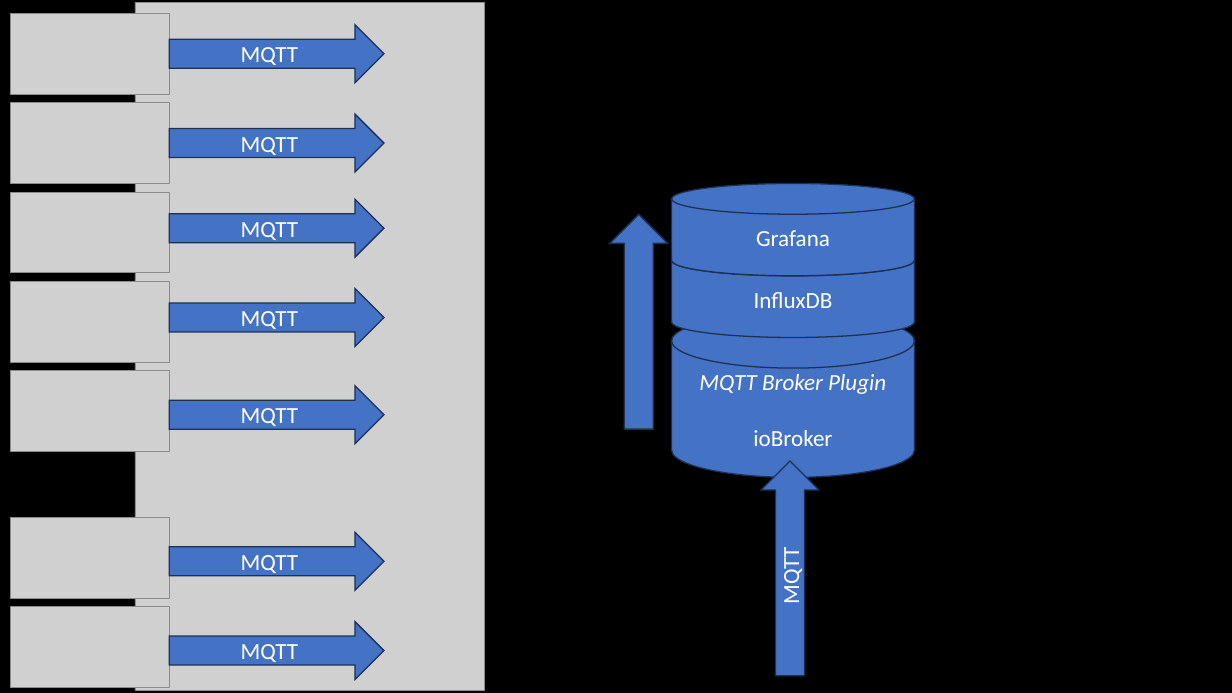
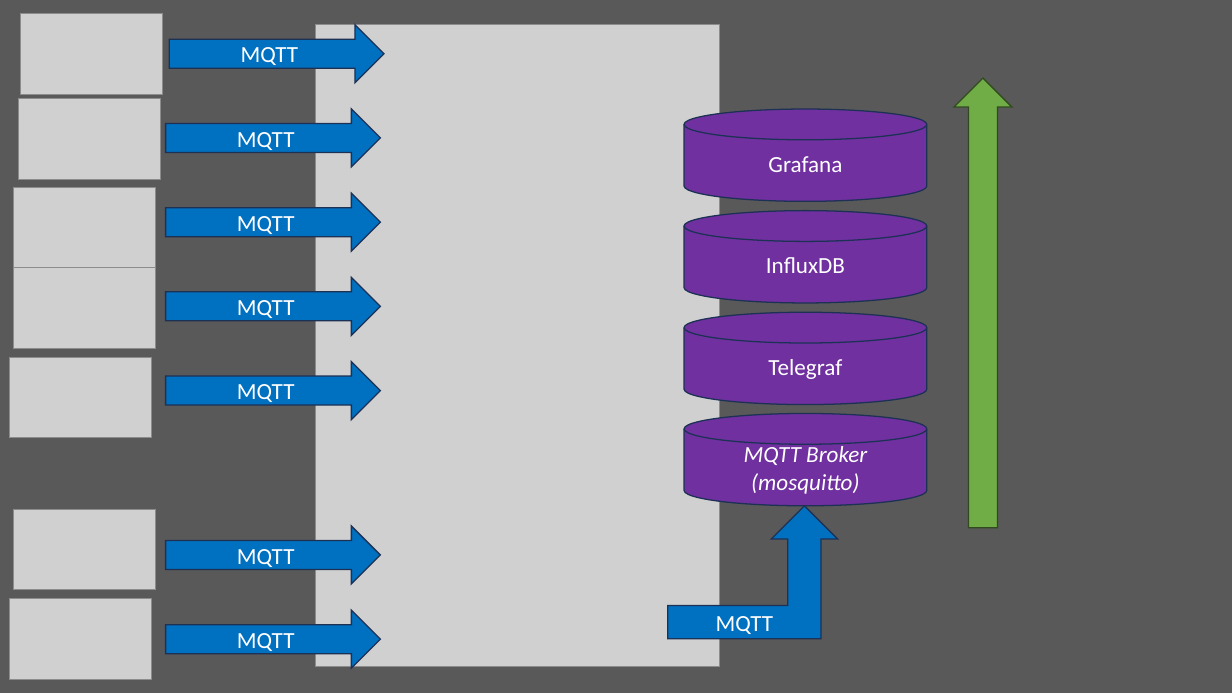
Before and after one commit to ThomasStolt/LongTermEnvLogger, a slide deck: slide 1 of images/PrincipleArchitecture.pptx. Drawn at 1232x693 pixels with LibreOffice and Linux fonts; fonts in the diff are those of the drawing; grey boxes stand for pictures. Boxes give left, top, right and bottom in pixels: in the first picture for what was removed or moved away, otherwise in the second. Text is boxed around its words. In the diff, an @@ line names an element or a change of style, - is before the commit and + after.

```diff
--- a/images/PrincipleArchitecture.pptx
+++ b/images/PrincipleArchitecture.pptx
@@ background #000000 to #595959 @@
@@ picture: place and size @@
-picture at [10,13,169,93]
+picture at [20,13,163,93]
@@ picture at [316,25,720,667]: rotation 0 to 90 degrees @@
@@ right arrow: place and size @@
-right arrow at [610,215,668,429]
+right arrow at [955,79,1013,529]
@@ right arrow at [955,79,1013,529]: fill #4472C4 to #70AD47; outline #1E3256 1 pt to #314C1F 1 pt @@
@@ picture: place and size @@
-picture at [10,103,169,183]
+picture at [18,99,161,179]
@@ cylinder "Grafana": place and size @@
-cylinder "Grafana" at [672,184,915,276]
+cylinder "Grafana" at [684,109,927,201]
@@ picture: place and size @@
-picture at [10,192,169,273]
+picture at [14,188,156,268]
@@ cylinder "InfluxDB": place and size @@
-cylinder "InfluxDB" at [672,245,915,337]
+cylinder "InfluxDB" at [684,211,927,303]
@@ picture: place and size @@
-picture at [10,281,169,361]
+picture at [14,268,156,348]
@@ right arrow "MQTT": place and size @@
-right arrow "MQTT" at [169,288,384,347]
+right arrow "MQTT" at [165,277,380,335]
@@ cylinder added at [684,312,927,405], fill #7030A0, outline #1E3256 1 pt, 18 pt, text #FFFFFF @@
+Telegraf
@@ picture: place and size @@
-picture at [10,371,169,451]
+picture at [9,357,152,437]
@@ right arrow "MQTT": place and size @@
-right arrow "MQTT" at [169,385,384,444]
+right arrow "MQTT" at [165,361,380,420]
@@ fill #4472C4 to #7030A0 in 3 elements at [684,211,927,303], [684,109,927,201], [684,414,927,506] @@
@@ cylinder "MQTT Broker": place and size @@
-cylinder "MQTT Broker" at [672,313,915,477]
+cylinder "MQTT Broker" at [684,414,927,506]
@@ text in cylinder at [744,443,867,494]: text changed @@
-MQTT Broker Plugin
-ioBroker
+MQTT Broker
+(mosquitto)
@@ picture: place and size @@
-picture at [10,518,169,598]
+picture at [14,509,156,590]
@@ bent up arrow "MQTT" at [668,506,838,639]: right arrow to bent up arrow; fill #4472C4 to #0070C0; rotation 270 to 0 degrees @@
@@ 3 right arrows: place and size @@
-3 right arrows at [169,114,384,591]
+3 right arrows at [165,109,380,584]
@@ picture: place and size @@
-picture at [10,606,169,687]
+picture at [9,599,152,679]
@@ fill #4472C4 to #0070C0 in 7 elements at [169,25,384,83], [165,109,380,167], [165,193,380,251], [165,277,380,335], [165,361,380,420], [165,526,380,584], [165,610,380,668] @@
@@ right arrow "MQTT": place and size @@
-right arrow "MQTT" at [169,622,384,680]
+right arrow "MQTT" at [165,610,380,668]
```
Also in this commit, not shown: 6 other files.
